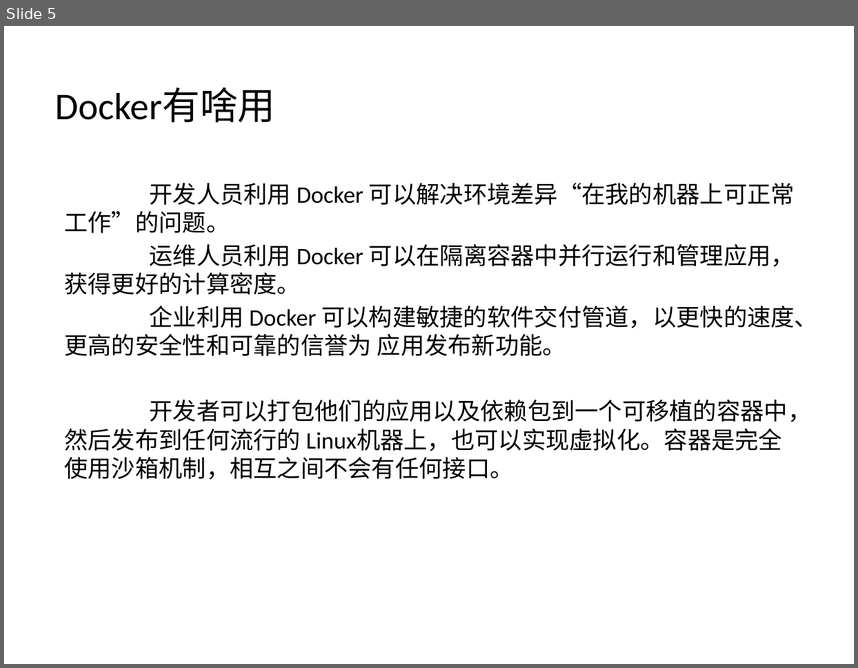
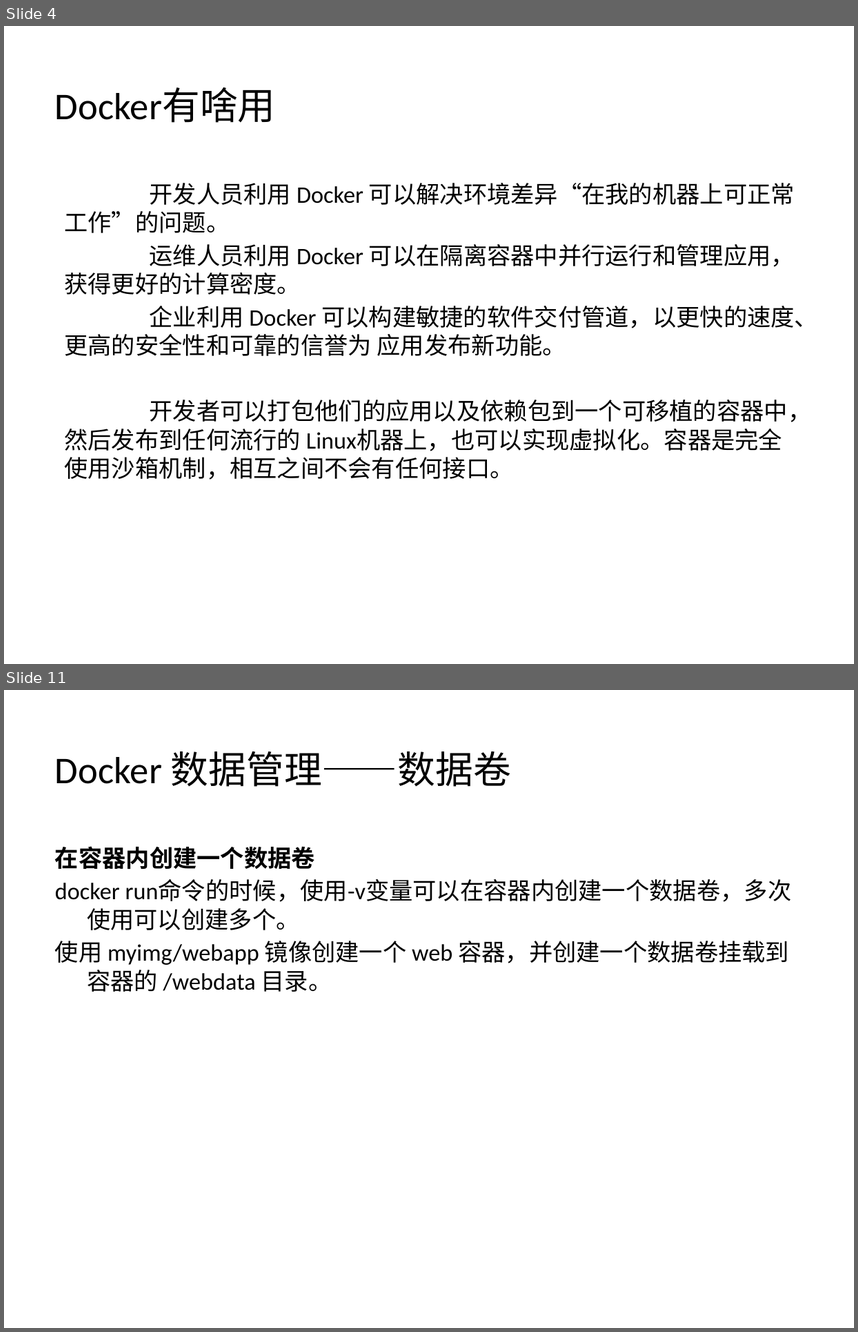
Before and after one commit to Yommmm/DesignPatterns, a slide deck: Docker基础与简单应用.pptx. Shown one above the other, each under a label of ours: slide 5 before the commit, slides 4 and 11 after it; the slides between them are not shown. The pictures are 858x668 and 858x1332 pixels, drawn with LibreOffice and Linux fonts; fonts in the diff are those of the drawing. Boxes give left, top, right and bottom in pixels: in the first picture for what was removed or moved away, otherwise in the second. Text is boxed around its words. In the diff, an @@ line names an element or a change of style, - is before the commit and + after.

```diff
--- a/Docker基础与简单应用.pptx
+++ b/Docker基础与简单应用.pptx
@@ slide 11 added at (x1=4, y1=690, x2=854, y2=1328), background #FFFFFF @@
@@ title added at (x1=55, y1=751, x2=511, y2=787), 32 pt, text #000000 @@
+Docker 数据管理——数据卷
@@ text added at (x1=55, y1=846, x2=792, y2=992), 20 pt, text #000000 @@
+在容器内创建一个数据卷
+docker run命令的时候，使用-v变量可以在容器内创建一个数据卷，多次使用可以创建多个。
+使用 myimg/webapp 镜像创建一个 web 容器，并创建一个数据卷挂载到容器的 /webdata 目录。
@@ what was slide 5 is now slide 4 @@
```
Also in this commit, not shown: 6 slides changed, 6 other slides added, 1 slide removed.
